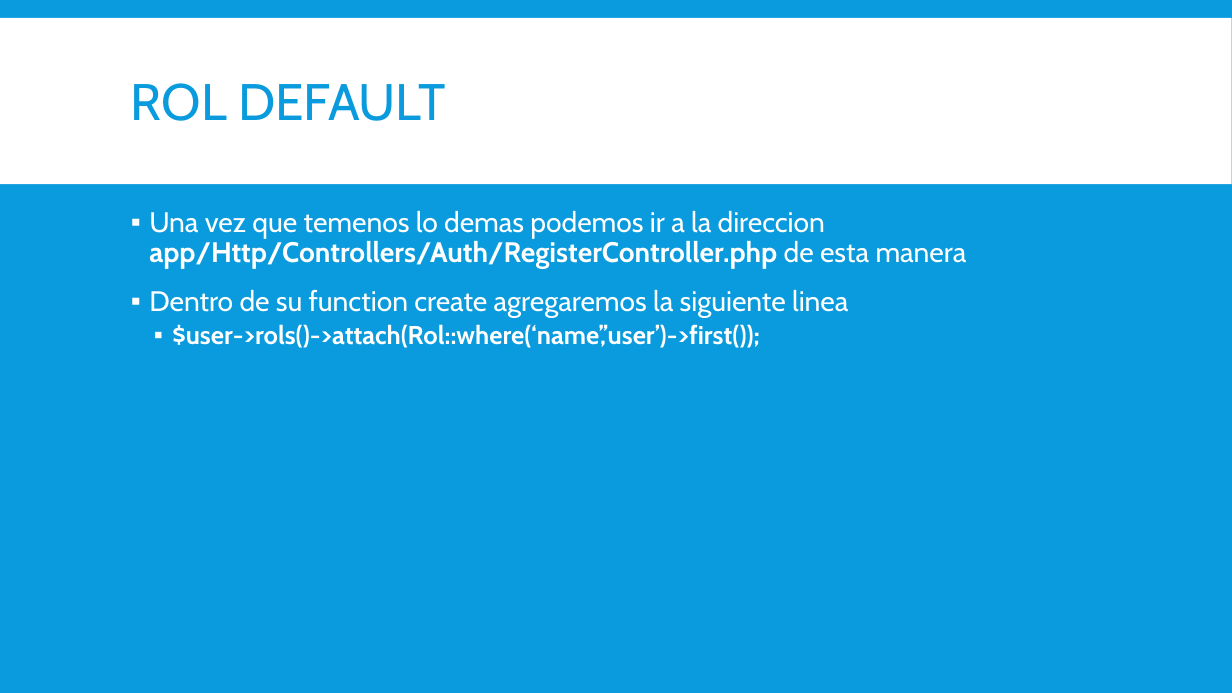
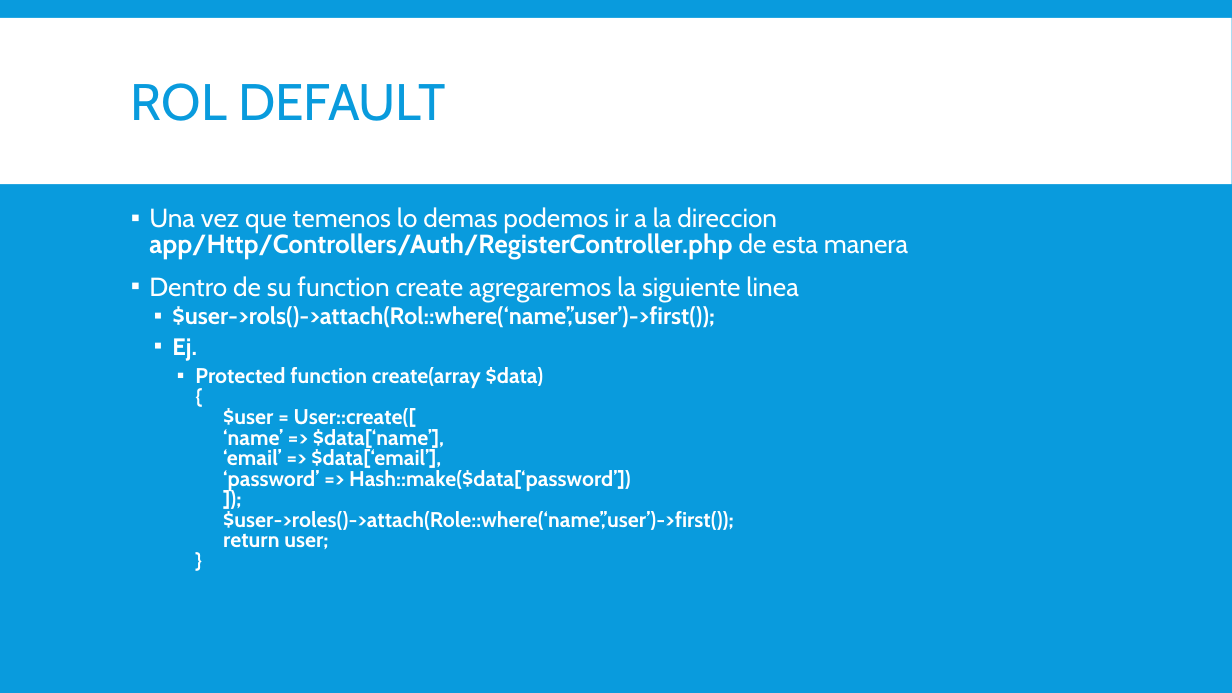
Before and after one commit to magoclown/PAPW2, a slide deck: slide 11 of Presentaciones/Creacion de Roles.pptx (slide 10 before the commit). Drawn at 1232x693 pixels with LibreOffice and Linux fonts; fonts in the diff are those of the drawing. Boxes give left, top, right and bottom in pixels: in the first picture for what was removed or moved away, otherwise in the second. Text is boxed around its words. In the diff, an @@ line names an element or a change of style, - is before the commit and + after.

Commit message:
Actualizacion de Creacion de Roles y se agrega proteccion CSRF

```diff
--- a/Presentaciones/Creacion de Roles.pptx
+++ b/Presentaciones/Creacion de Roles.pptx
@@ text at <box>149,207,908,328</box>: size 22 to 20.4 pt in "Una vez que temenos lo demas podemos ...", "Dentro de su function create agregaremos la ..."; size 20 to 18.5 pt in "$user->rols()->attach(Rol::where(‘name’,’user’)->first());"; line spacing 0.9 to 0.8 @@
@@ text at <box>172,338,734,549</box>: paragraphs added @@
+  ▪ Ej.
+    ▪ Protected function create(array $data)
+      {
+      $user = User::create([
+      ‘name’ => $data[‘name’],
+      ‘email’ => $data[‘email’],
+      ‘password’ => Hash::make($data[‘password’])
+      ]);
+      $user->roles()->attach(Role::where(‘name’,’user’)->first());
+      return user;
+      }
```
Also in this commit, not shown: 6 other slides changed, 1 slide added, 1 other file.
